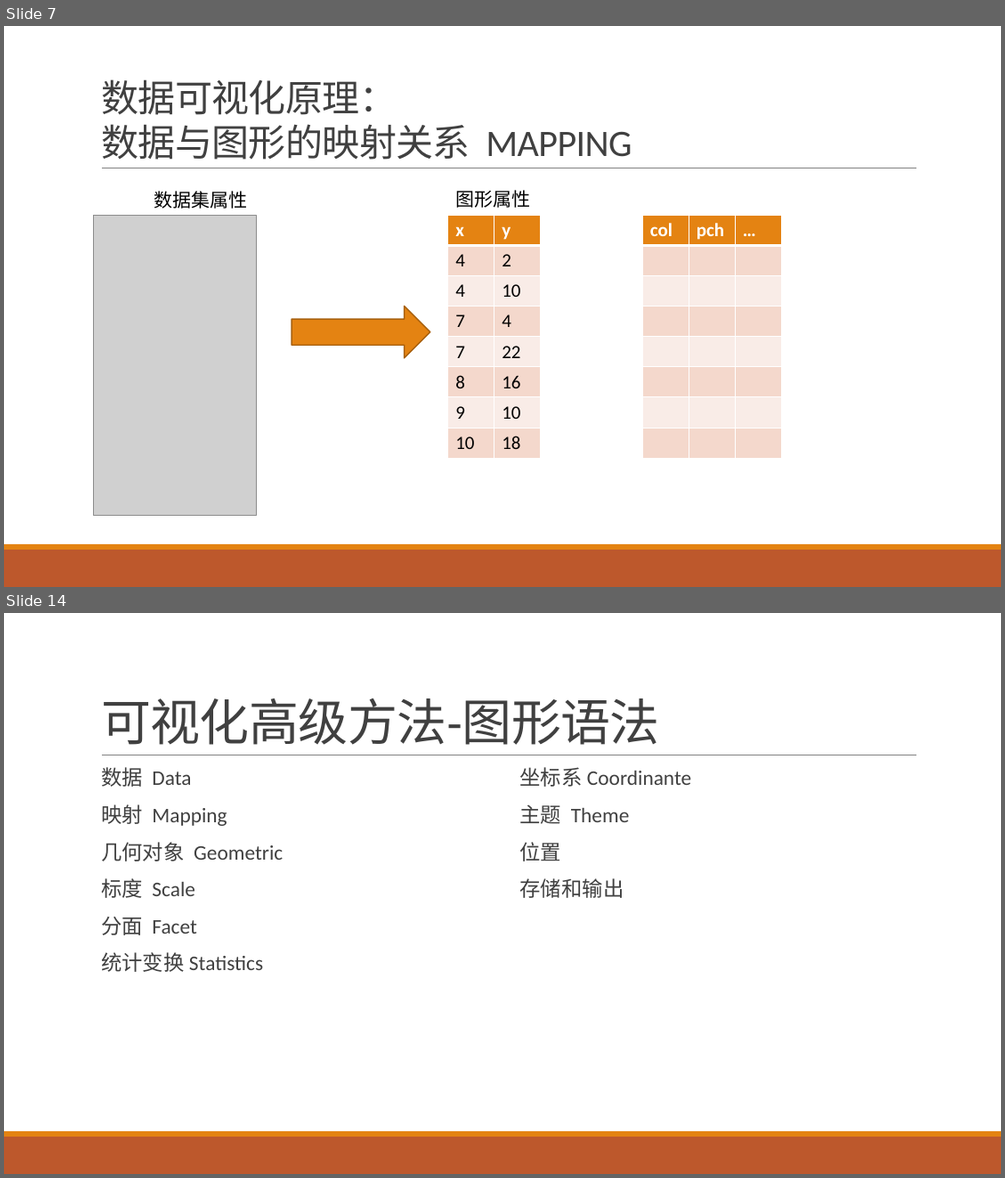
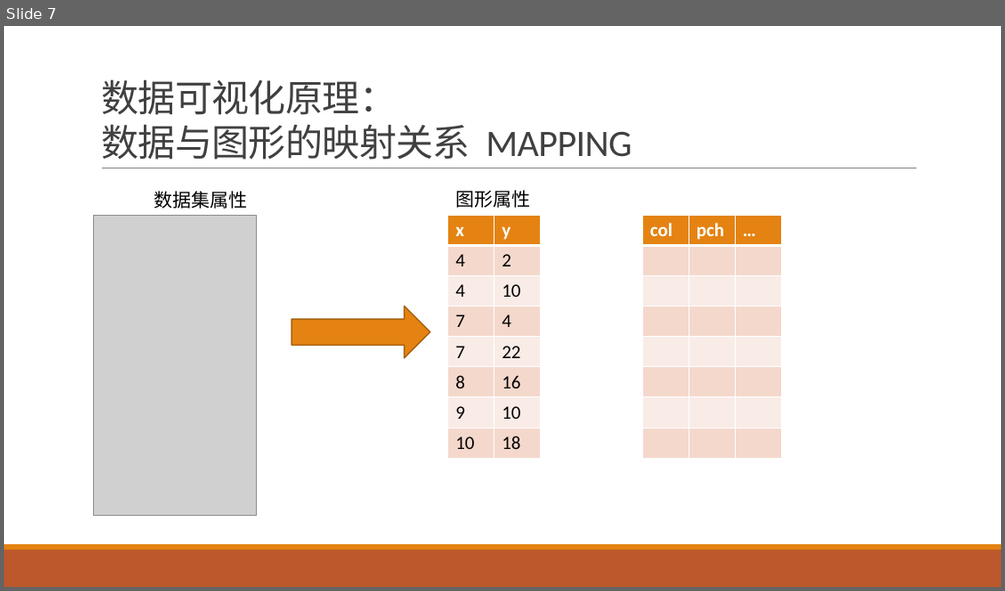
Before and after one commit to exoplanetX/DataAnalytics, a slide deck: 数据分析-5-数据可视化.pptx. Shown one above the other, each under a label of ours: slides 7 and 14 before the commit, slide 7 after it; the slides between them are not shown. The pictures are 1005x1178 and 1005x591 pixels, drawn with LibreOffice and Linux fonts; fonts in the diff are those of the drawing; grey boxes stand for pictures. Boxes give left, top, right and bottom in pixels: in the first picture for what was removed or moved away, otherwise in the second. Text is boxed around its words. In the diff, an @@ line names an element or a change of style, - is before the commit and + after.

```diff
--- a/数据分析-5-数据可视化.pptx
+++ b/数据分析-5-数据可视化.pptx
@@ slide 14 removed at (4,613,1001,1174), background #FFFFFF; not listed: 3 template elements that a slide beside it also shows @@
@@ title removed at (101,698,660,745) @@
-可视化高级方法-图形语法
@@ text removed at (101,767,283,972) @@
-  数据 Data
-  映射 Mapping
-  几何对象 Geometric
-  标度 Scale
-  分面 Facet
-  统计变换 Statistics
@@ text removed at (520,767,691,898) @@
-  坐标系 Coordinante
-  主题 Theme
-  位置
-  存储和输出
```
Also in this commit, not shown: 9 slides changed, 4 slides added, 2 other slides removed, 1 other file.
